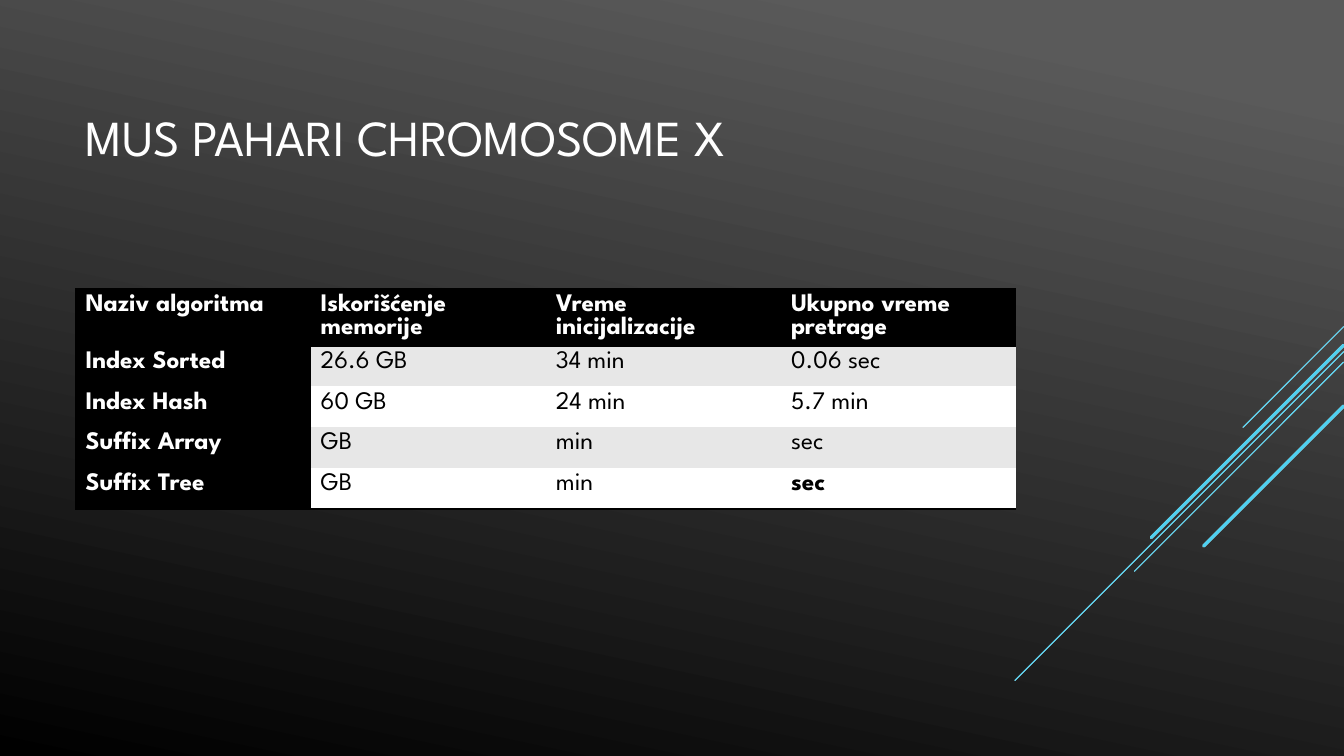
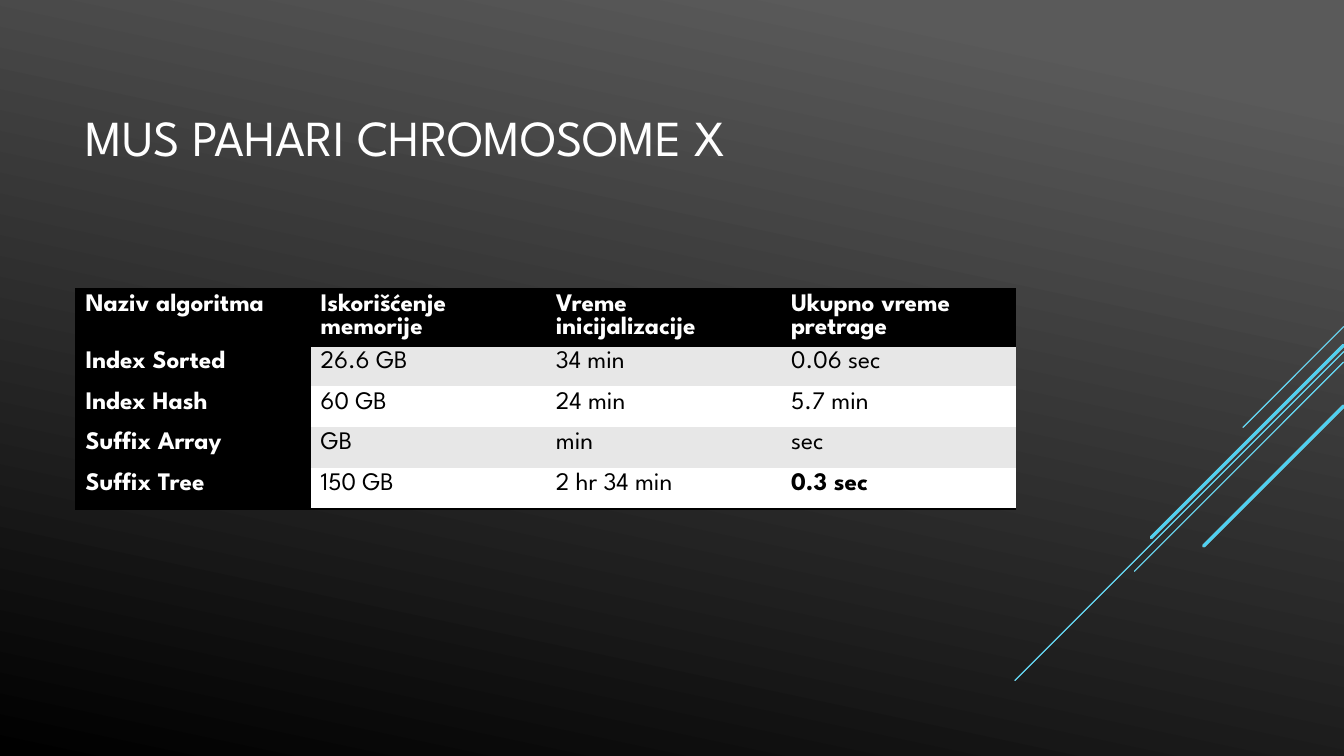
Before and after one commit to napoznata/GI_2019, a slide deck: slide 11 of Presentation/gi_presentation.pptx. Drawn at 1344x756 pixels with LibreOffice and Linux fonts; fonts in the diff are those of the drawing. Boxes give left, top, right and bottom in pixels: in the first picture for what was removed or moved away, otherwise in the second. Text is boxed around its words. In the diff, an @@ line names an element or a change of style, - is before the commit and + after.

Commit message:
added suffix tree results for PAHARI (longest) genome

```diff
--- a/Presentation/gi_presentation.pptx
+++ b/Presentation/gi_presentation.pptx
@@ table at [76, 289, 1015, 523] @@
-row 5: Suffix Tree | GB | min | sec
+row 5: Suffix Tree | 150 GB | 2 hr 34 min | 0.3 sec
```
Also in this commit, not shown: 1 other file.
